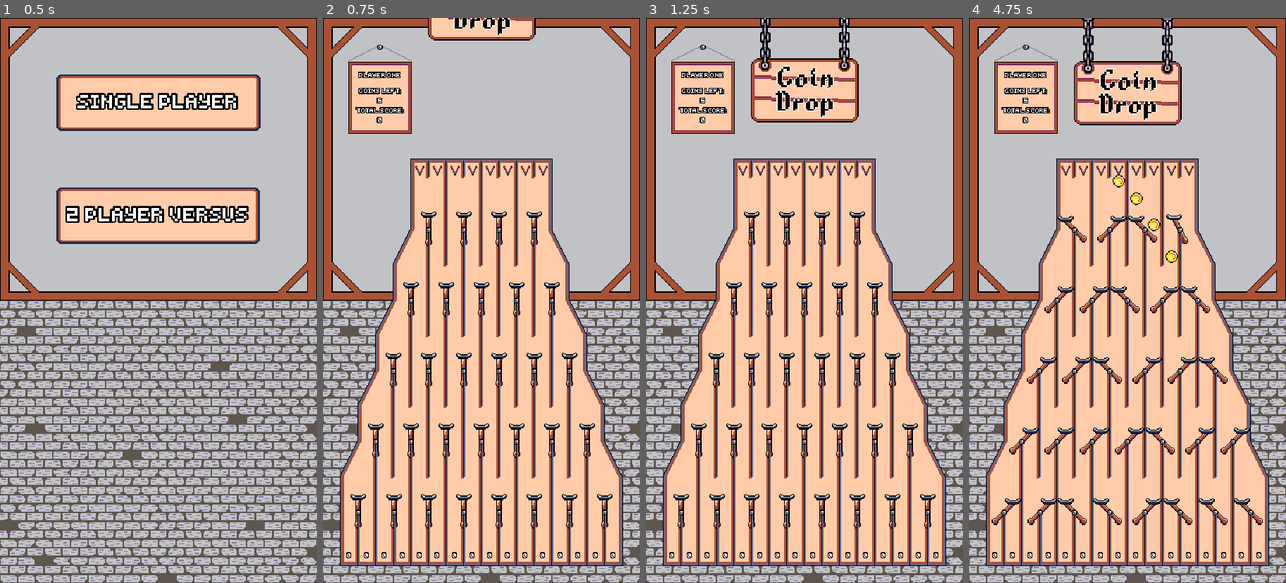
Above: before the commit, frames 1-4 (left to right).
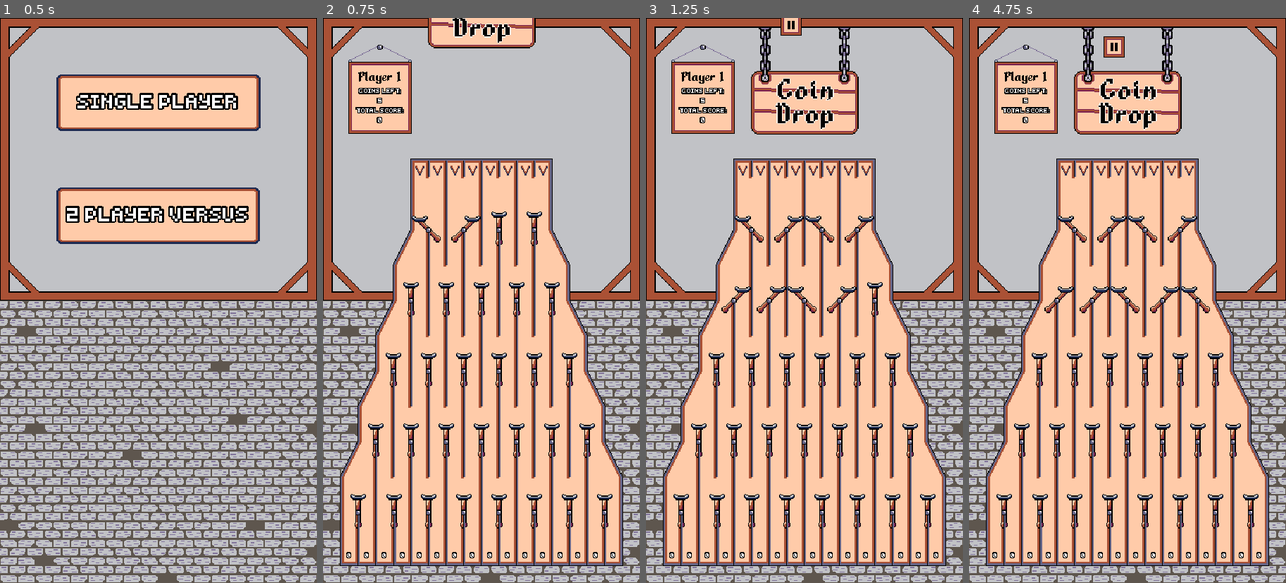
Above: after the commit, the same moments.

Repository: nico-bebop/Coin-Drop
Game: Godot game, scene res://menu/main_menu.tscn
Two runs of this game, one before a commit and one after it. Both use one fixed random seed, a clock stepped at 60 frames per second and the inputs below.
Inputs (mouse positions are in pixels of both pictures, inside the frame that each line leads up to):
- Up to frame 1 (0.5 s): no input
- Up to frame 2 (0.75 s): click "SINGLE PLAYER" at 0.5 s
- Up to frame 3 (1.25 s): no input
- Up to frame 4 (4.75 s): click (1114, 23) at 1.27 s; move the mouse to (1064, 170) at 2.02 s; click (1064, 170) at 2.1 s; move the mouse to (1083, 170) at 2.77 s; click (1083, 170) at 2.85 s; move the mouse to (1102, 170) at 3.52 s; click (1102, 170) at 3.6 s; move the mouse to (1117, 170) at 4.27 s; click (1117, 170) at 4.35 s

Frame 1 is identical in both runs. In frame 2, 2.1% of the frame differs, in the area x 5-95%, y 0-82%; in frame 3, 5.7%; in frame 4, 8.0%, in the area x 5-95%, y 0-91%.

Commit message:
Pause & restart + minor visual changes

Diff:
--- a/board/board.gd
+++ b/board/board.gd
@@ -4,7 +4,6 @@
 const SinglePlayer = preload("res://board/turn_system/single_player.tscn")
 const Versus = preload("res://board/turn_system/versus.tscn")
 
-onready var animation_player = $AnimationPlayer
 onready var coins = $Coins
 onready var turn_system = $TurnSystem
 
@@ -14,9 +13,6 @@
 func _ready():
 	set_game_mode()
 	randomize()
-
-	animation_player.play("SignAppear")
-	yield(animation_player, "animation_finished")
 
 	for switch in get_tree().get_nodes_in_group(Globals.GROUP_SWITCHES):
 		switch.set_random_position()
--- a/board/board.tscn
+++ b/board/board.tscn
@@ -1,18 +1,21 @@
-[gd_scene load_steps=19 format=2]
+[gd_scene load_steps=22 format=2]
 
 [ext_resource path="res://assets/fonts/font_material.tres" type="Material" id=1]
 [ext_resource path="res://board/interactive_parts/upper_slots.tscn" type="PackedScene" id=2]
 [ext_resource path="res://board/fixed_parts/bottom_slots.tscn" type="PackedScene" id=3]
 [ext_resource path="res://assets/sprites/ui/title.png" type="Texture" id=4]
 [ext_resource path="res://board/moving_parts/switch.tscn" type="PackedScene" id=5]
+[ext_resource path="res://assets/sprites/ui/restart_button.png" type="Texture" id=6]
 [ext_resource path="res://board/board.gd" type="Script" id=7]
 [ext_resource path="res://assets/sprites/game/board.png" type="Texture" id=8]
+[ext_resource path="res://assets/sprites/ui/pause_button.png" type="Texture" id=9]
 [ext_resource path="res://board/turn_system/turn_system.gd" type="Script" id=10]
 [ext_resource path="res://assets/sprites/ui/background.png" type="Texture" id=11]
 [ext_resource path="res://assets/sprites/ui/transition_background.png" type="Texture" id=12]
 [ext_resource path="res://assets/fonts/tinypixel.otf" type="DynamicFontData" id=13]
 [ext_resource path="res://board/ui/round_transition.gd" type="Script" id=14]
 [ext_resource path="res://board/moving_parts/coins.gd" type="Script" id=15]
+[ext_resource path="res://board/ui/user_interface.gd" type="Script" id=16]
 
 [sub_resource type="Animation" id=18]
 length = 0.001
@@ -65,7 +68,7 @@
 "values": [ false ]
 }
 tracks/4/type = "value"
-tracks/4/path = NodePath("../Title:position")
+tracks/4/path = NodePath("../Sign:position")
 tracks/4/interp = 1
 tracks/4/loop_wrap = true
 tracks/4/imported = false
@@ -75,6 +78,30 @@
 "transitions": PoolRealArray( 1 ),
 "update": 0,
 "values": [ Vector2( 180, 65 ) ]
+}
+tracks/5/type = "value"
+tracks/5/path = NodePath("../PauseButton:rect_position")
+tracks/5/interp = 1
+tracks/5/loop_wrap = true
+tracks/5/imported = false
+tracks/5/enabled = true
+tracks/5/keys = {
+"times": PoolRealArray( 0 ),
+"transitions": PoolRealArray( 1 ),
+"update": 0,
+"values": [ Vector2( 153, 25 ) ]
+}
+tracks/6/type = "value"
+tracks/6/path = NodePath("../RestartButton:rect_position")
+tracks/6/interp = 1
+tracks/6/loop_wrap = true
+tracks/6/imported = false
+tracks/6/enabled = true
+tracks/6/keys = {
+"times": PoolRealArray( 0 ),
+"transitions": PoolRealArray( 1 ),
+"update": 0,
+"values": [ Vector2( 183, 25 ) ]
 }
 
 [sub_resource type="Animation" id=19]
@@ -131,18 +158,41 @@
 
 [sub_resource type="Animation" id=20]
 resource_name = "SignAppear"
-length = 0.7
 tracks/0/type = "value"
-tracks/0/path = NodePath("../Title:position")
+tracks/0/path = NodePath("../Sign:position")
 tracks/0/interp = 1
 tracks/0/loop_wrap = true
 tracks/0/imported = false
 tracks/0/enabled = true
 tracks/0/keys = {
-"times": PoolRealArray( 0, 0.7 ),
+"times": PoolRealArray( 0, 0.6 ),
 "transitions": PoolRealArray( 1, 1 ),
 "update": 0,
-"values": [ Vector2( 180, -65 ), Vector2( 180, 65 ) ]
+"values": [ Vector2( 180, -65 ), Vector2( 180, 76 ) ]
+}
+tracks/1/type = "value"
+tracks/1/path = NodePath("../PauseButton:rect_position")
+tracks/1/interp = 1
+tracks/1/loop_wrap = true
+tracks/1/imported = false
+tracks/1/enabled = true
+tracks/1/keys = {
+"times": PoolRealArray( 0, 0.6, 0.8 ),
+"transitions": PoolRealArray( 1, 1, 1 ),
+"update": 0,
+"values": [ Vector2( 153, -25 ), Vector2( 153, -25 ), Vector2( 153, 25 ) ]
+}
+tracks/2/type = "value"
+tracks/2/path = NodePath("../RestartButton:rect_position")
+tracks/2/interp = 1
+tracks/2/loop_wrap = true
+tracks/2/imported = false
+tracks/2/enabled = true
+tracks/2/keys = {
+"times": PoolRealArray( 0, 0.8, 1 ),
+"transitions": PoolRealArray( 1, 1, 1 ),
+"update": 0,
+"values": [ Vector2( 183, -25 ), Vector2( 183, -25 ), Vector2( 183, 25 ) ]
 }
 
 [sub_resource type="Animation" id=21]
@@ -150,7 +200,7 @@
 length = 4.0
 loop = true
 tracks/0/type = "value"
-tracks/0/path = NodePath("../Title:position")
+tracks/0/path = NodePath("../Sign:position")
 tracks/0/interp = 1
 tracks/0/loop_wrap = true
 tracks/0/imported = false
@@ -172,149 +222,168 @@
 [node name="Board" type="Node2D"]
 script = ExtResource( 7 )
 
-[node name="AnimationPlayer" type="AnimationPlayer" parent="."]
+[node name="Background" type="Sprite" parent="."]
+position = Vector2( 180, 320 )
+texture = ExtResource( 11 )
+
+[node name="Board" type="Sprite" parent="."]
+position = Vector2( 180, 380 )
+texture = ExtResource( 8 )
+
+[node name="UpperSlots" parent="." instance=ExtResource( 2 )]
+position = Vector2( 180, 172 )
+
+[node name="Switches" type="Node2D" parent="."]
+position = Vector2( 20, 220 )
+
+[node name="Row1" type="Node2D" parent="Switches"]
+position = Vector2( 100, 19 )
+
+[node name="Switch1" parent="Switches/Row1" instance=ExtResource( 5 )]
+
+[node name="Switch2" parent="Switches/Row1" instance=ExtResource( 5 )]
+position = Vector2( 40, 0 )
+
+[node name="Switch3" parent="Switches/Row1" instance=ExtResource( 5 )]
+position = Vector2( 80, 0 )
+
+[node name="Switch4" parent="Switches/Row1" instance=ExtResource( 5 )]
+position = Vector2( 120, 0 )
+
+[node name="Row2" type="Node2D" parent="Switches"]
+position = Vector2( 80, 99 )
+
+[node name="Switch1" parent="Switches/Row2" instance=ExtResource( 5 )]
+
+[node name="Switch2" parent="Switches/Row2" instance=ExtResource( 5 )]
+position = Vector2( 40, 0 )
+
+[node name="Switch3" parent="Switches/Row2" instance=ExtResource( 5 )]
+position = Vector2( 80, 0 )
+
+[node name="Switch4" parent="Switches/Row2" instance=ExtResource( 5 )]
+position = Vector2( 120, 0 )
+
+[node name="Switch5" parent="Switches/Row2" instance=ExtResource( 5 )]
+position = Vector2( 160, 0 )
+
+[node name="Row3" type="Node2D" parent="Switches"]
+position = Vector2( 60, 179 )
+
+[node name="Switch1" parent="Switches/Row3" instance=ExtResource( 5 )]
+
+[node name="Switch2" parent="Switches/Row3" instance=ExtResource( 5 )]
+position = Vector2( 40, 0 )
+
+[node name="Switch3" parent="Switches/Row3" instance=ExtResource( 5 )]
+position = Vector2( 80, 0 )
+
+[node name="Switch4" parent="Switches/Row3" instance=ExtResource( 5 )]
+position = Vector2( 120, 0 )
+
+[node name="Switch5" parent="Switches/Row3" instance=ExtResource( 5 )]
+position = Vector2( 160, 0 )
+
+[node name="Switch6" parent="Switches/Row3" instance=ExtResource( 5 )]
+position = Vector2( 200, 0 )
+
+[node name="Row4" type="Node2D" parent="Switches"]
+position = Vector2( 40, 259 )
+
+[node name="Switch1" parent="Switches/Row4" instance=ExtResource( 5 )]
+
+[node name="Switch2" parent="Switches/Row4" instance=ExtResource( 5 )]
+position = Vector2( 40, 0 )
+
+[node name="Switch3" parent="Switches/Row4" instance=ExtResource( 5 )]
+position = Vector2( 80, 0 )
+
+[node name="Switch4" parent="Switches/Row4" instance=ExtResource( 5 )]
+position = Vector2( 120, 0 )
+
+[node name="Switch5" parent="Switches/Row4" instance=ExtResource( 5 )]
+position = Vector2( 160, 0 )
+
+[node name="Switch6" parent="Switches/Row4" instance=ExtResource( 5 )]
+position = Vector2( 200, 0 )
+
+[node name="Switch7" parent="Switches/Row4" instance=ExtResource( 5 )]
+position = Vector2( 240, 0 )
+
+[node name="Row5" type="Node2D" parent="Switches"]
+position = Vector2( 20, 339 )
+
+[node name="Switch1" parent="Switches/Row5" instance=ExtResource( 5 )]
+
+[node name="Switch2" parent="Switches/Row5" instance=ExtResource( 5 )]
+position = Vector2( 41, 0 )
+
+[node name="Switch3" parent="Switches/Row5" instance=ExtResource( 5 )]
+position = Vector2( 80, 0 )
+
+[node name="Switch4" parent="Switches/Row5" instance=ExtResource( 5 )]
+position = Vector2( 120, 0 )
+
+[node name="Switch5" parent="Switches/Row5" instance=ExtResource( 5 )]
+position = Vector2( 160, 0 )
+
+[node name="Switch6" parent="Switches/Row5" instance=ExtResource( 5 )]
+position = Vector2( 200, 0 )
+
+[node name="Switch7" parent="Switches/Row5" instance=ExtResource( 5 )]
+position = Vector2( 240, 0 )
+
+[node name="Switch8" parent="Switches/Row5" instance=ExtResource( 5 )]
+position = Vector2( 280, 0 )
+
+[node name="BottomSlots" parent="." instance=ExtResource( 3 )]
+position = Vector2( 30, 607 )
+
+[node name="Coins" type="Node2D" parent="."]
+script = ExtResource( 15 )
+
+[node name="UserInterface" type="Control" parent="."]
+margin_right = 40.0
+margin_bottom = 40.0
+script = ExtResource( 16 )
+
+[node name="AnimationPlayer" type="AnimationPlayer" parent="UserInterface"]
 root_node = NodePath("../RoundTransition")
 anims/RESET = SubResource( 18 )
 anims/RoundChange = SubResource( 19 )
 anims/SignAppear = SubResource( 20 )
 anims/SignIdle = SubResource( 21 )
 
-[node name="Background" type="Sprite" parent="."]
-position = Vector2( 180, 320 )
-texture = ExtResource( 11 )
-
-[node name="Board" type="Sprite" parent="."]
-position = Vector2( 180, 380 )
-texture = ExtResource( 8 )
-
-[node name="Title" type="Sprite" parent="."]
+[node name="Sign" type="Sprite" parent="UserInterface"]
 position = Vector2( 180, 65 )
 texture = ExtResource( 4 )
 
-[node name="UpperSlots" parent="." instance=ExtResource( 2 )]
-position = Vector2( 180, 172 )
-
-[node name="Switches" type="Node2D" parent="."]
-position = Vector2( 20, 220 )
-
-[node name="Row1" type="Node2D" parent="Switches"]
-position = Vector2( 100, 19 )
-
-[node name="Switch1" parent="Switches/Row1" instance=ExtResource( 5 )]
-
-[node name="Switch2" parent="Switches/Row1" instance=ExtResource( 5 )]
-position = Vector2( 40, 0 )
-
-[node name="Switch3" parent="Switches/Row1" instance=ExtResource( 5 )]
-position = Vector2( 80, 0 )
-
-[node name="Switch4" parent="Switches/Row1" instance=ExtResource( 5 )]
-position = Vector2( 120, 0 )
-
-[node name="Row2" type="Node2D" parent="Switches"]
-position = Vector2( 80, 99 )
-
-[node name="Switch1" parent="Switches/Row2" instance=ExtResource( 5 )]
-
-[node name="Switch2" parent="Switches/Row2" instance=ExtResource( 5 )]
-position = Vector2( 40, 0 )
-
-[node name="Switch3" parent="Switches/Row2" instance=ExtResource( 5 )]
-position = Vector2( 80, 0 )
-
-[node name="Switch4" parent="Switches/Row2" instance=ExtResource( 5 )]
-position = Vector2( 120, 0 )
-
-[node name="Switch5" parent="Switches/Row2" instance=ExtResource( 5 )]
-position = Vector2( 160, 0 )
-
-[node name="Row3" type="Node2D" parent="Switches"]
-position = Vector2( 60, 179 )
-
-[node name="Switch1" parent="Switches/Row3" instance=ExtResource( 5 )]
-
-[node name="Switch2" parent="Switches/Row3" instance=ExtResource( 5 )]
-position = Vector2( 40, 0 )
-
-[node name="Switch3" parent="Switches/Row3" instance=ExtResource( 5 )]
-position = Vector2( 80, 0 )
-
-[node name="Switch4" parent="Switches/Row3" instance=ExtResource( 5 )]
-position = Vector2( 120, 0 )
-
-[node name="Switch5" parent="Switches/Row3" instance=ExtResource( 5 )]
-position = Vector2( 160, 0 )
-
-[node name="Switch6" parent="Switches/Row3" instance=ExtResource( 5 )]
-position = Vector2( 200, 0 )
-
-[node name="Row4" type="Node2D" parent="Switches"]
-position = Vector2( 40, 259 )
-
-[node name="Switch1" parent="Switches/Row4" instance=ExtResource( 5 )]
-
-[node name="Switch2" parent="Switches/Row4" instance=ExtResource( 5 )]
-position = Vector2( 40, 0 )
-
-[node name="Switch3" parent="Switches/Row4" instance=ExtResource( 5 )]
-position = Vector2( 80, 0 )
-
-[node name="Switch4" parent="Switches/Row4" instance=ExtResource( 5 )]
-position = Vector2( 120, 0 )
-
-[node name="Switch5" parent="Switches/Row4" instance=ExtResource( 5 )]
-position = Vector2( 160, 0 )
-
-[node name="Switch6" parent="Switches/Row4" instance=ExtResource( 5 )]
-position = Vector2( 200, 0 )
-
-[node name="Switch7" parent="Switches/Row4" instance=ExtResource( 5 )]
-position = Vector2( 240, 0 )
-
-[node name="Row5" type="Node2D" parent="Switches"]
-position = Vector2( 20, 339 )
-
-[node name="Switch1" parent="Switches/Row5" instance=ExtResource( 5 )]
-
-[node name="Switch2" parent="Switches/Row5" instance=ExtResource( 5 )]
-position = Vector2( 41, 0 )
-
-[node name="Switch3" parent="Switches/Row5" instance=ExtResource( 5 )]
-position = Vector2( 80, 0 )
-
-[node name="Switch4" parent="Switches/Row5" instance=ExtResource( 5 )]
-position = Vector2( 120, 0 )
-
-[node name="Switch5" parent="Switches/Row5" instance=ExtResource( 5 )]
-position = Vector2( 160, 0 )
-
-[node name="Switch6" parent="Switches/Row5" instance=ExtResource( 5 )]
-position = Vector2( 200, 0 )
-
-[node name="Switch7" parent="Switches/Row5" instance=ExtResource( 5 )]
-position = Vector2( 240, 0 )
-
-[node name="Switch8" parent="Switches/Row5" instance=ExtResource( 5 )]
-position = Vector2( 280, 0 )
-
-[node name="BottomSlots" parent="." instance=ExtResource( 3 )]
-position = Vector2( 30, 607 )
-
-[node name="Coins" type="Node2D" parent="."]
-script = ExtResource( 15 )
-
-[node name="RoundTransition" type="Control" parent="."]
+[node name="PauseButton" type="TextureButton" parent="UserInterface"]
+margin_left = 153.0
+margin_top = 25.0
+margin_right = 177.0
+margin_bottom = 49.0
+texture_normal = ExtResource( 9 )
+
+[node name="RestartButton" type="TextureButton" parent="UserInterface"]
+margin_left = 183.0
+margin_top = 25.0
+margin_right = 207.0
+margin_bottom = 49.0
+texture_normal = ExtResource( 6 )
+
+[node name="RoundTransition" type="Control" parent="UserInterface"]
 visible = false
 margin_right = 40.0
 margin_bottom = 40.0
 script = ExtResource( 14 )
 
-[node name="RoundSprite" type="Sprite" parent="RoundTransition"]
+[node name="RoundSprite" type="Sprite" parent="UserInterface/RoundTransition"]
 position = Vector2( 180, 320 )
 scale = Vector2( 22.5, 3 )
 texture = ExtResource( 12 )
 
-[node name="Label" type="Label" parent="RoundTransition"]
+[node name="Label" type="Label" parent="UserInterface/RoundTransition"]
 material = ExtResource( 1 )
 margin_top = 303.0
 margin_right = 360.0
@@ -330,13 +399,15 @@
 
 [connection signal="board_ready" from="." to="UpperSlots" method="_on_Board_board_ready"]
 [connection signal="board_ready" from="." to="BottomSlots" method="_on_Board_board_ready"]
-[connection signal="board_ready" from="." to="RoundTransition" method="_on_Board_board_ready"]
+[connection signal="board_ready" from="." to="UserInterface/RoundTransition" method="_on_Board_board_ready"]
 [connection signal="board_ready" from="." to="TurnSystem" method="_on_Board_board_ready"]
 [connection signal="subtract_coin" from="UpperSlots" to="TurnSystem" method="_on_UpperSlots_subtract_coin"]
 [connection signal="update_score" from="BottomSlots" to="TurnSystem" method="_on_BottomSlots_update_score"]
 [connection signal="no_moving_coins" from="Coins" to="TurnSystem" method="_on_Coins_no_moving_coins"]
+[connection signal="pressed" from="UserInterface/PauseButton" to="UserInterface" method="_on_PauseButton_pressed"]
+[connection signal="pressed" from="UserInterface/RestartButton" to="UserInterface" method="_on_RestartButton_pressed"]
 [connection signal="game_over" from="TurnSystem" to="." method="_on_TurnSystem_game_over"]
 [connection signal="game_over" from="TurnSystem" to="UpperSlots" method="_on_TurnSystem_game_over"]
 [connection signal="round_ended" from="TurnSystem" to="BottomSlots" method="_on_TurnSystem_round_ended"]
-[connection signal="round_ended" from="TurnSystem" to="RoundTransition" method="_on_TurnSystem_round_ended"]
+[connection signal="round_ended" from="TurnSystem" to="UserInterface/RoundTransition" method="_on_TurnSystem_round_ended"]
 [connection signal="turn_ready" from="TurnSystem" to="UpperSlots" method="_on_TurnSystem_turn_ready"]
--- a/board/turn_system/player.tscn
+++ b/board/turn_system/player.tscn
@@ -6,6 +6,7 @@
 [ext_resource path="res://assets/sprites/ui/coin_meter_full.png" type="Texture" id=4]
 [ext_resource path="res://assets/fonts/default7px.tres" type="DynamicFont" id=5]
 [ext_resource path="res://board/turn_system/player.gd" type="Script" id=6]
+[ext_resource path="res://assets/fonts/alkhemikal.ttf" type="DynamicFontData" id=7]
 
 [sub_resource type="Animation" id=4]
 resource_name = "Highlight"
@@ -39,6 +40,9 @@
 "values": [ 0 ]
 }
 
+[sub_resource type="DynamicFont" id=6]
+font_data = ExtResource( 7 )
+
 [node name="Player" type="Control" groups=["Players"]]
 margin_right = 64.0
 margin_bottom = 64.0
@@ -57,12 +61,13 @@
 
 [node name="PlayerName" type="Label" parent="."]
 material = ExtResource( 1 )
-margin_left = 35.0
-margin_top = 61.0
-margin_right = 95.0
-margin_bottom = 69.0
-custom_fonts/font = ExtResource( 5 )
-text = "PLAYER NAME"
+margin_left = 33.0
+margin_top = 59.0
+margin_right = 97.0
+margin_bottom = 75.0
+custom_colors/font_color = Color( 0, 0, 0, 1 )
+custom_fonts/font = SubResource( 6 )
+text = "Player N"
 align = 1
 valign = 1
 
@@ -81,10 +86,10 @@
 valign = 1
 
 [node name="CoinMeter" type="TextureProgress" parent="."]
-margin_left = 25.0
-margin_top = 179.0
-margin_right = 81.0
-margin_bottom = 245.0
+margin_left = 29.0
+margin_top = 175.0
+margin_right = 85.0
+margin_bottom = 241.0
 max_value = 20.0
 value = 20.0
 texture_under = ExtResource( 2 )
--- a/board/turn_system/single_player.tscn
+++ b/board/turn_system/single_player.tscn
@@ -9,7 +9,7 @@
 script = ExtResource( 1 )
 
 [node name="Player" parent="." instance=ExtResource( 3 )]
-player_name = "PLAYER ONE"
+player_name = "Player 1"
 
 [node name="Score" parent="Player" index="3"]
 text = "COINS LEFT:
--- a/board/turn_system/versus.tscn
+++ b/board/turn_system/versus.tscn
@@ -10,15 +10,15 @@
 script = ExtResource( 2 )
 
 [node name="Player1" parent="." instance=ExtResource( 3 )]
-player_name = "PLAYER ONE"
+player_name = "Player 1"
 
 [node name="Player2" parent="." instance=ExtResource( 3 )]
 margin_left = 230.0
 margin_right = 294.0
-player_name = "PLAYER TWO"
+player_name = "Player 2"
 
-[node name="CoinMeter" parent="Player2" index="5"]
+[node name="CoinMeter" parent="Player2" index="4"]
 margin_left = 45.0
-margin_right = 103.0
+margin_right = 101.0
 
 [editable path="Player2"]
--- a/board/ui/game_over.tscn
+++ b/board/ui/game_over.tscn
@@ -26,7 +26,6 @@
 WindowDialog/styles/panel = SubResource( 1 )
 
 [node name="GameOver" type="AcceptDialog"]
-visible = true
 anchor_left = 0.5
 anchor_top = 0.5
 anchor_right = 0.5
--- /dev/null
+++ b/board/ui/user_interface.gd
@@ -0,0 +1,16 @@
+extends Control
+
+onready var animation_player = $AnimationPlayer
+
+
+func _ready():
+	animation_player.play("SignAppear")
+	yield(animation_player, "animation_finished")
+
+
+func _on_PauseButton_pressed():
+	get_tree().paused = true
+
+
+func _on_RestartButton_pressed():
+	var _err = get_parent().get_tree().reload_current_scene()
Binary file added: assets/fonts/alkhemikal.ttf
Binary file changed: assets/sprites/game/board.png
Binary file changed: assets/sprites/ui/coin_meter_full.png
Binary file added: assets/sprites/ui/pause_button.png
Not shown, added: assets/sprites/ui/pause_button.png.import
Binary file added: assets/sprites/ui/restart_button.png
Not shown, added: assets/sprites/ui/restart_button.png.import
Binary file changed: assets/sprites/ui/scoreboard.png
Not shown: 1 places in board/turn_system/player.tscn that only renumber resources
